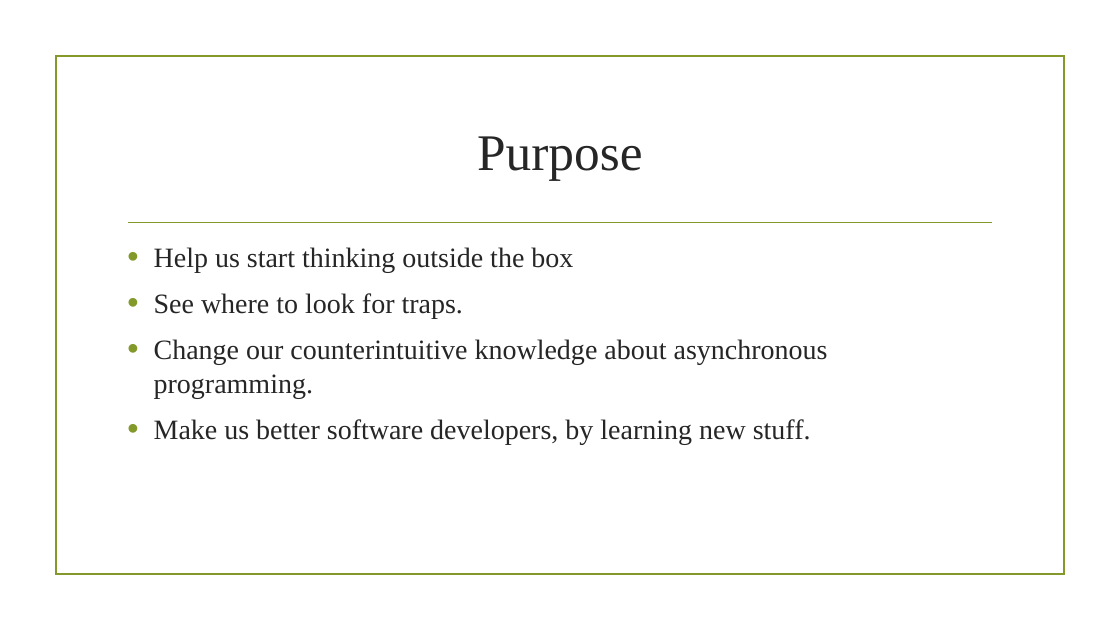
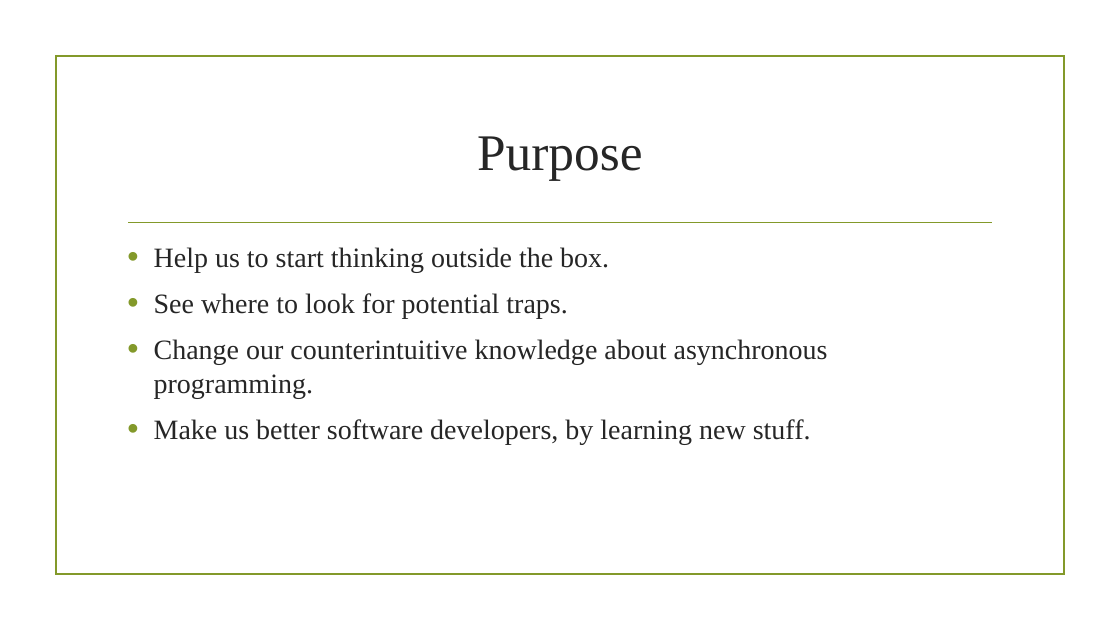
Before and after one commit to MariuszKrzanowski/asynchronous-intuition, a slide deck: slide 2 of slides/AsynchronousIntuition.pptx. Drawn at 1120x630 pixels with LibreOffice and Linux fonts; fonts in the diff are those of the drawing; background and template pictures are left out. Boxes give left, top, right and bottom in pixels: in the first picture for what was removed or moved away, otherwise in the second. Text is boxed around its words. In the diff, an @@ line names an element or a change of style, - is before the commit and + after.

```diff
--- a/slides/AsynchronousIntuition.pptx
+++ b/slides/AsynchronousIntuition.pptx
@@ text at <box>154,247,609,318</box>: text changed @@
-• Help us start thinking outside the box
-• See where to look for traps.
+• Help us to start thinking outside the box.
+• See where to look for potential traps.
```
Also in this commit, not shown: 6 other slides changed, 1 slide added, 2 slides removed.
